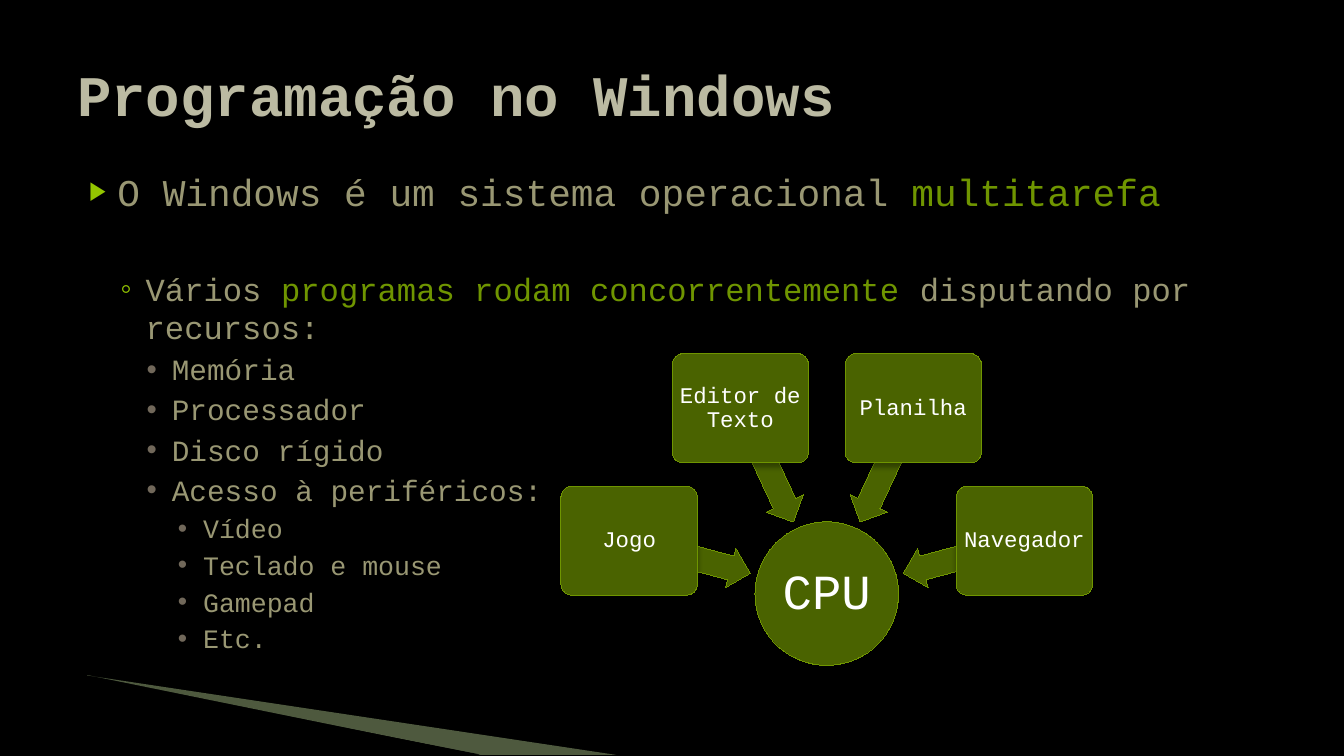
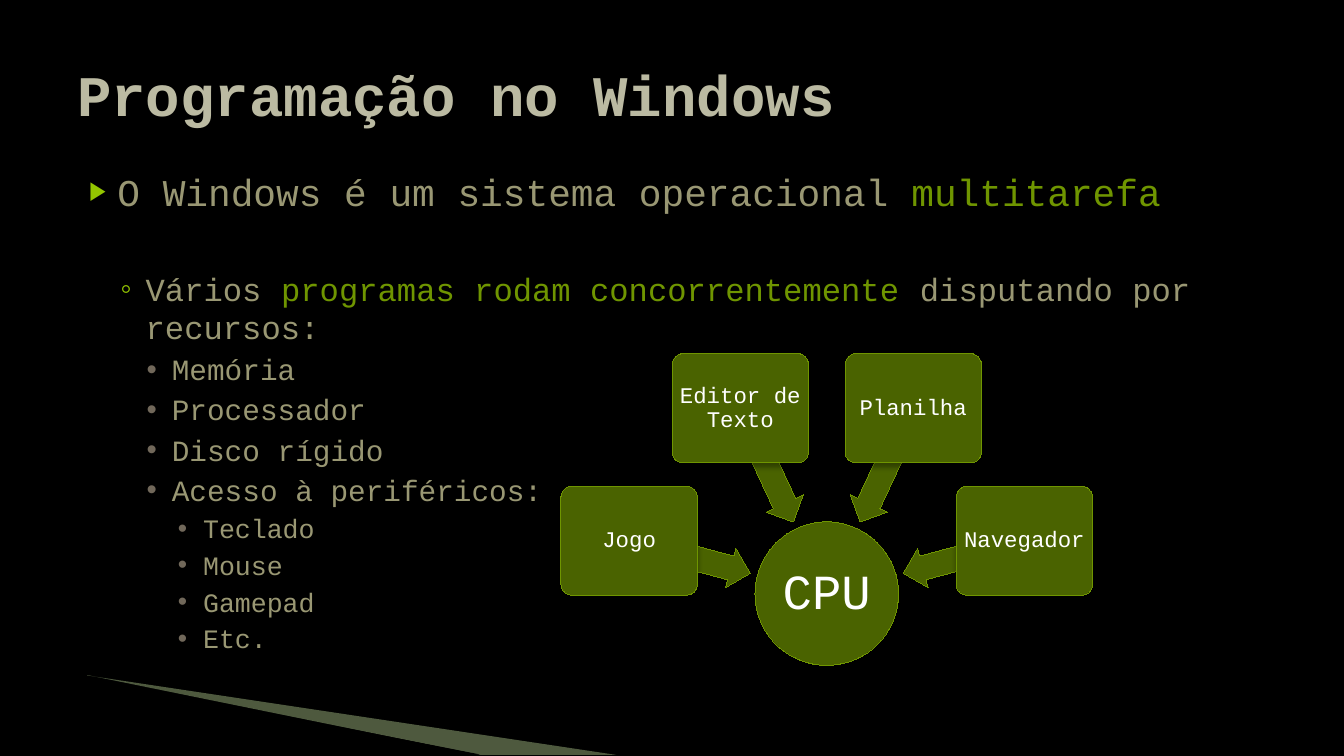
Before and after one commit to JudsonSS/Jogos, a slide deck: slide 2 of Slides/01. Programação Windows.pptx. Drawn at 1344x756 pixels with LibreOffice and Linux fonts; fonts in the diff are those of the drawing; background and template pictures are left out. Boxes give left, top, right and bottom in pixels: in the first picture for what was removed or moved away, otherwise in the second. Text is boxed around its words. In the diff, an @@ line names an element or a change of style, - is before the commit and + after.

```diff
--- a/Slides/01. Programação Windows.pptx
+++ b/Slides/01. Programação Windows.pptx
@@ text at (203,519,314,575): text changed @@
-      • Vídeo
-      • Teclado e mouse
+      • Teclado
+      • Mouse
```
Also in this commit, not shown: 10 other slides changed.
